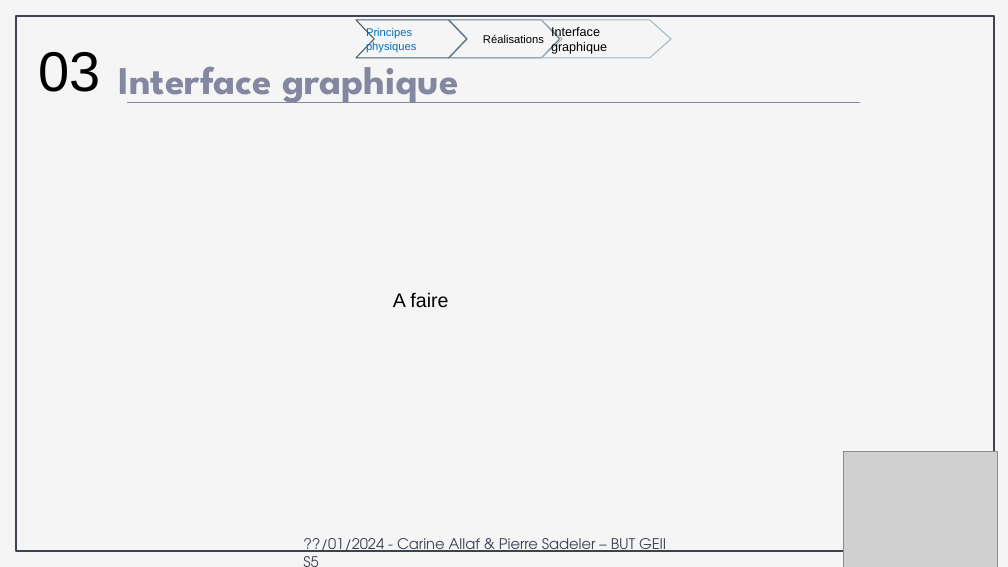
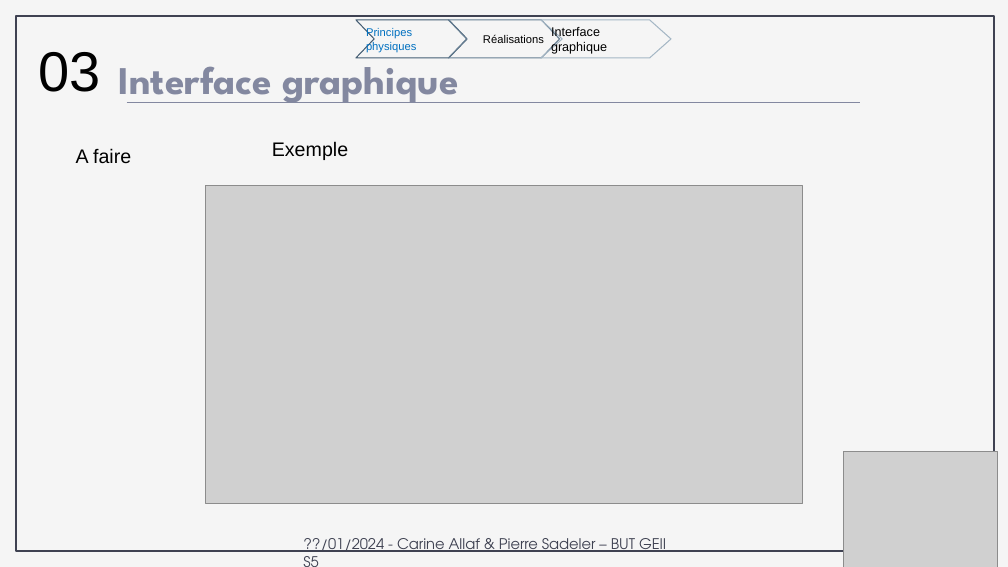
Before and after one commit to psadelerge1/mesures_sans_contact_obj_met, a slide deck: slide 12 of word/PP_Allaf_Sadeler.pptx. Drawn at 1008x567 pixels with LibreOffice and Linux fonts; fonts in the diff are those of the drawing; grey boxes stand for pictures. Boxes give left, top, right and bottom in pixels: in the first picture for what was removed or moved away, otherwise in the second. Text is boxed around its words. In the diff, an @@ line names an element or a change of style, - is before the commit and + after.

```diff
--- a/word/PP_Allaf_Sadeler.pptx
+++ b/word/PP_Allaf_Sadeler.pptx
@@ text "A faire": place and size @@
-text "A faire" at (393, 292, 448, 308)
+text "A faire" at (76, 148, 131, 164)
@@ text added at (272, 141, 348, 160), 14 pt, text #000000 @@
+Exemple
@@ picture added at (206, 185, 802, 504) @@
```
Also in this commit, not shown: 2 other files.
